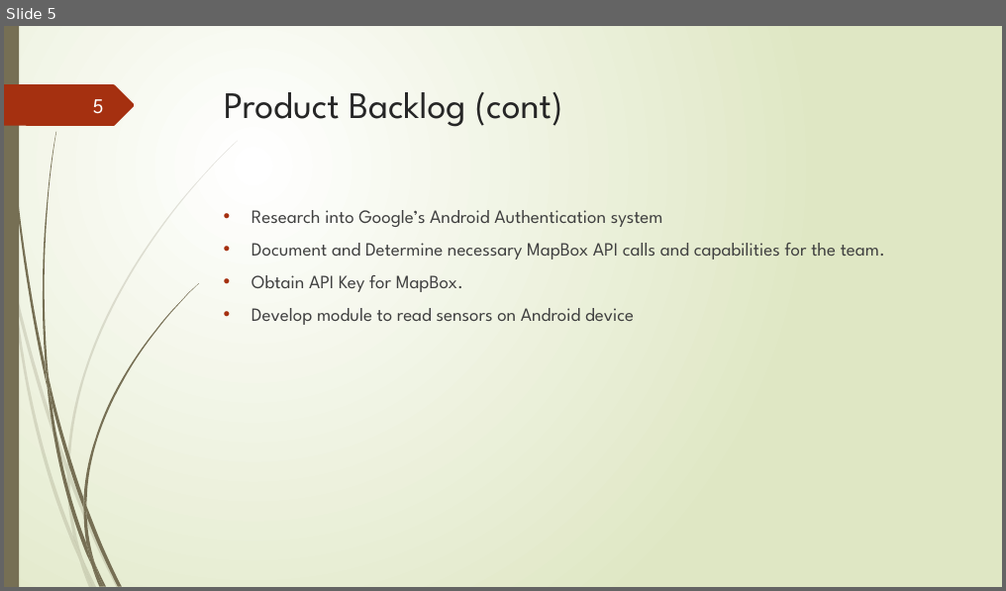
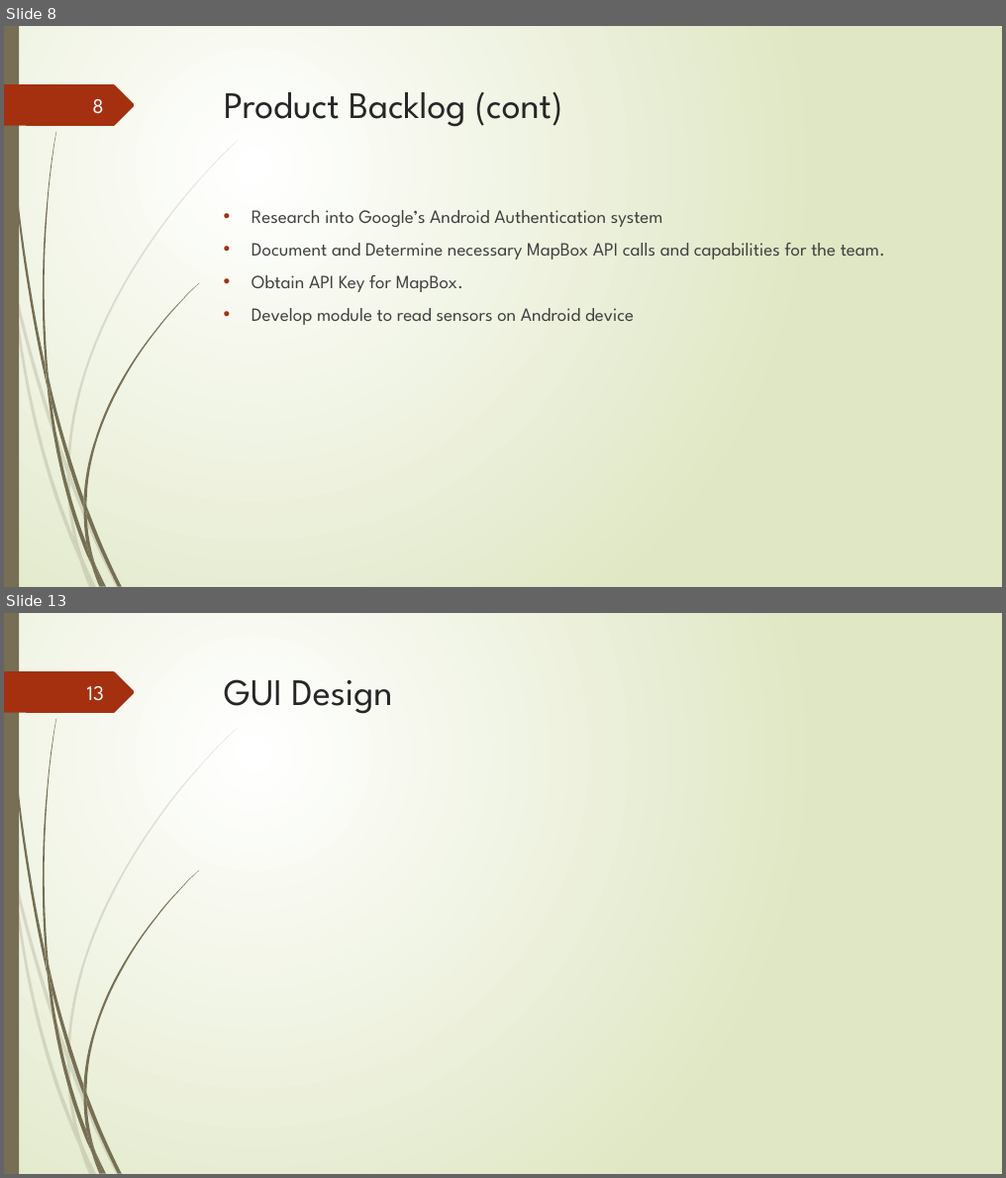
Before and after one commit to junmin-yee/Landmarked, a slide deck: Presentations/Sprint01_ReviewMeeting.pptx. Shown one above the other, each under a label of ours: slide 5 before the commit, slides 8 and 13 after it; the slides between them are not shown. The pictures are 1006x591 and 1006x1178 pixels, drawn with LibreOffice and Linux fonts; fonts in the diff are those of the drawing. Boxes give left, top, right and bottom in pixels: in the first picture for what was removed or moved away, otherwise in the second. Text is boxed around its words. In the diff, an @@ line names an element or a change of style, - is before the commit and + after.

```diff
--- a/Presentations/Sprint01_ReviewMeeting.pptx
+++ b/Presentations/Sprint01_ReviewMeeting.pptx
@@ slide 13 added at [4,613,1002,1174], background gradient #FFFFFF to #DFE8C4; not listed: 24 template elements that a slide beside it also shows @@
@@ page number added at [87,686,104,701], 20 pt, text #FEFFFF @@
+13
@@ title added at [224,679,392,714], 36 pt, text #262626 @@
+GUI Design
@@ what was slide 5 is now slide 8 @@
@@ page number at [92,99,103,114]: text changed @@
-5
+8
```
Also in this commit, not shown: 2 slides changed, 16 other slides added.
